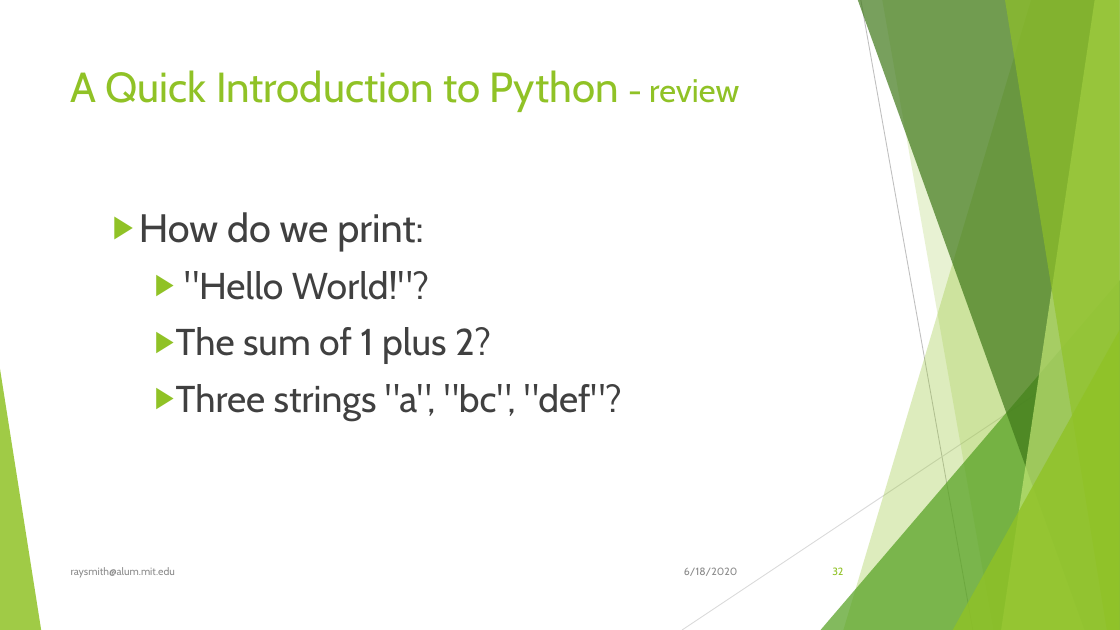
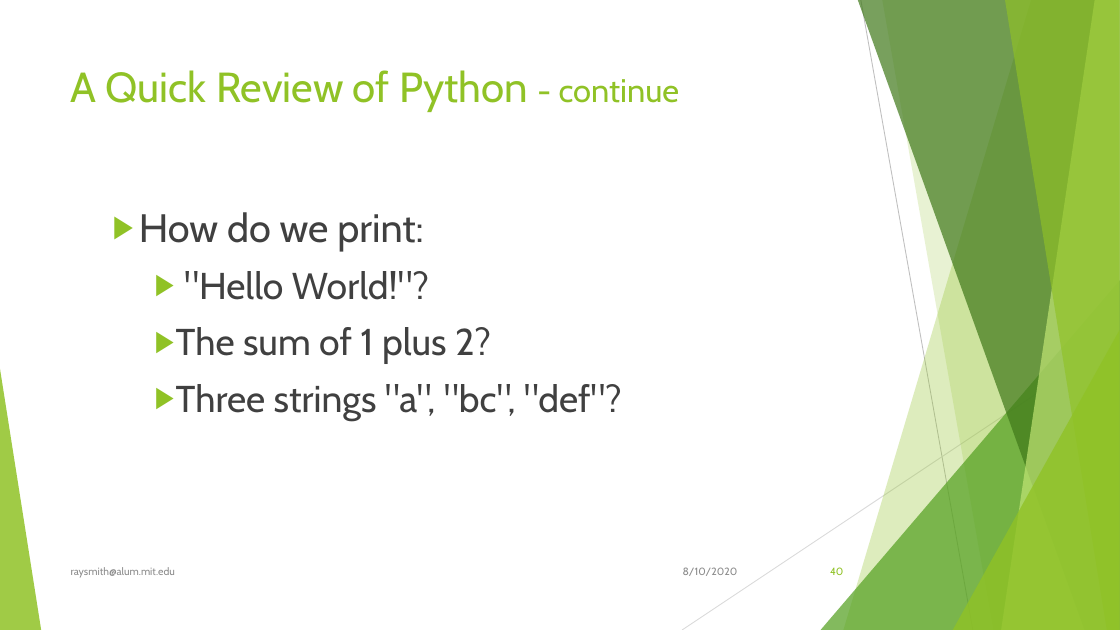
Before and after one commit to raysmith619/Introduction-To-Programming, a slide deck: slide 40 of Docs/Introduction to Proramming Using Python.pptx (slide 32 before the commit). Drawn at 1120x630 pixels with LibreOffice and Linux fonts; fonts in the diff are those of the drawing. Boxes give left, top, right and bottom in pixels: in the first picture for what was removed or moved away, otherwise in the second. Text is boxed around its words. In the diff, an @@ line names an element or a change of style, - is before the commit and + after.

```diff
--- a/Docs/Introduction to Proramming Using Python.pptx
+++ b/Docs/Introduction to Proramming Using Python.pptx
@@ title at (x1=71, y1=70, x2=679, y2=112): text changed @@
-A Quick Introduction to Python - review
+A Quick Review of Python - continue
@@ text at (x1=683, y1=567, x2=738, y2=576): text changed @@
-6/18/2020
+8/10/2020
@@ page number at (x1=830, y1=567, x2=843, y2=575): text changed @@
-32
+40
```
Also in this commit, not shown: 104 other slides changed, 4 slides added, 1 other file.
